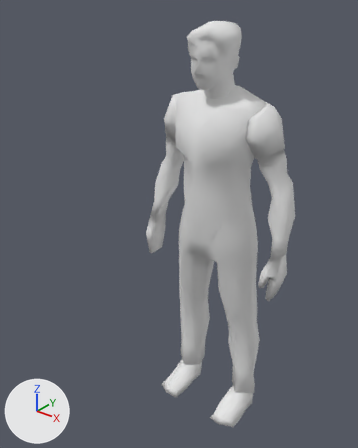
Before and after pictures for a commit that changed the FBX model assets/models/hero.fbx.
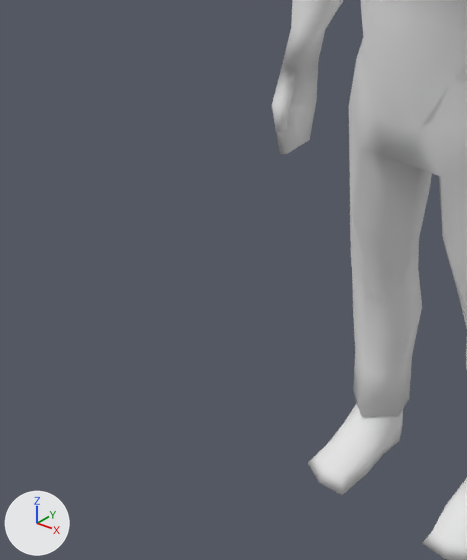
Each version appears first whole from a 50 mm camera at (1.169, -1.694, 2.039) aimed at (-0.071, -0.143, 1.077), and next in a close-up on the part from 9% to 64% of the width and 42% to 95% of the height. Arrows for +X, +Y and +Z are at lower left; the lights stay in place. The older version's two pictures come first. Where no turn or scale is listed for an object, it has been applied to the vertices.

In view in the first close-up: 'male_player'.
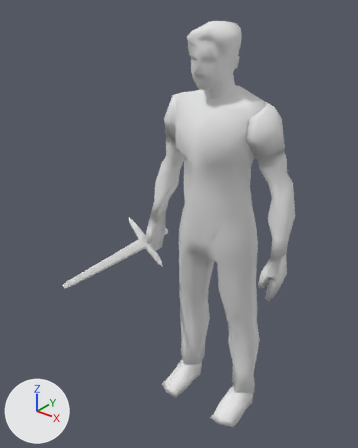
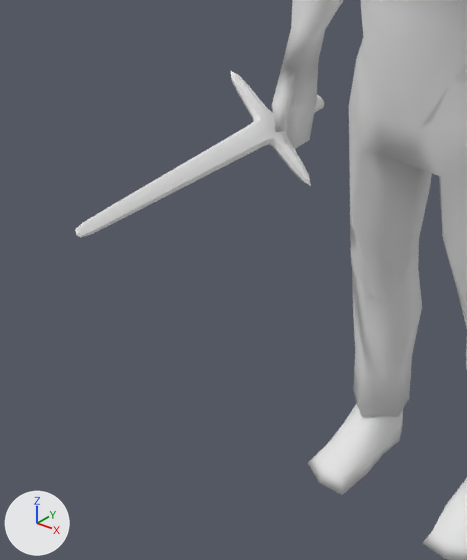
Changed parts and their boxes (x1, y1, x2, y2) in the close-ups (467 x 560 px):
'sword', added: after (75, 71, 324, 238)

Diff of the bpy script that builds the scene:
```diff
--- a/assets/models/hero.fbx.py
+++ b/assets/models/hero.fbx.py
@@ me_plane_001 @@
+me_plane_001.from_pydata(...)  # 202 vertices, 200 faces; spans x -0.115..0.111, y -0.631..0.06, z -0.106..0.102
@@ ob_sword @@
+ob_sword = bpy.data.objects.new('sword', me_plane_001)
+ob_sword.location = (-0.353, 0.045, 0.861)
```
